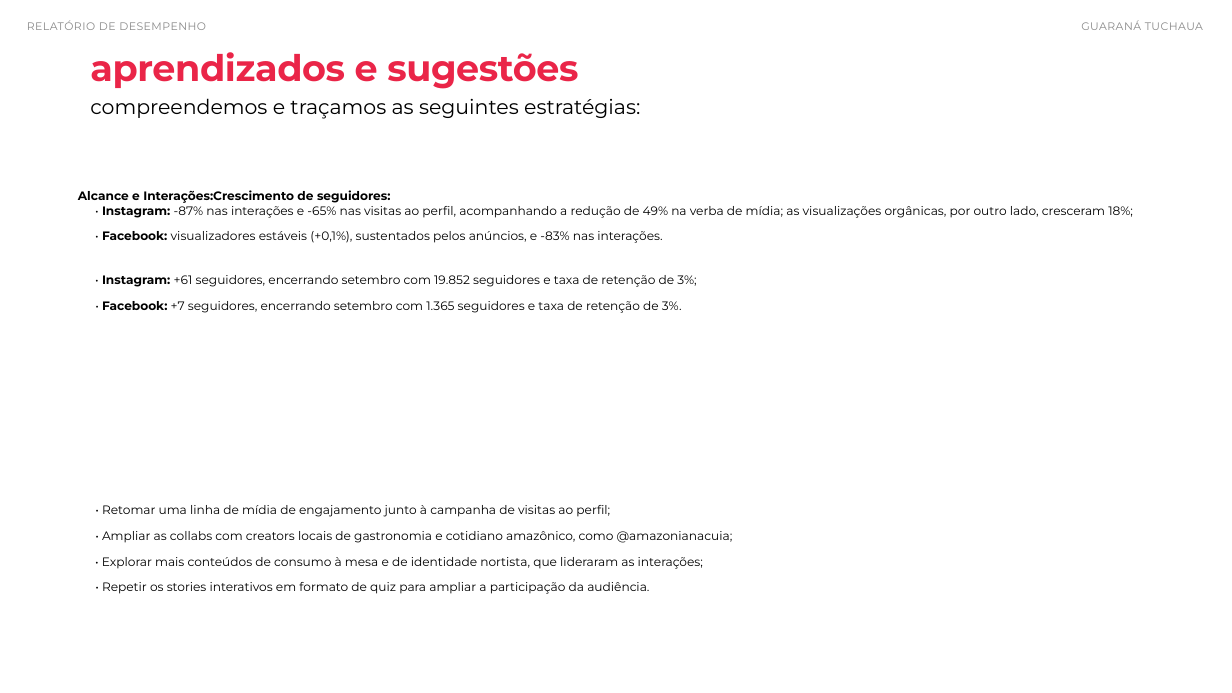
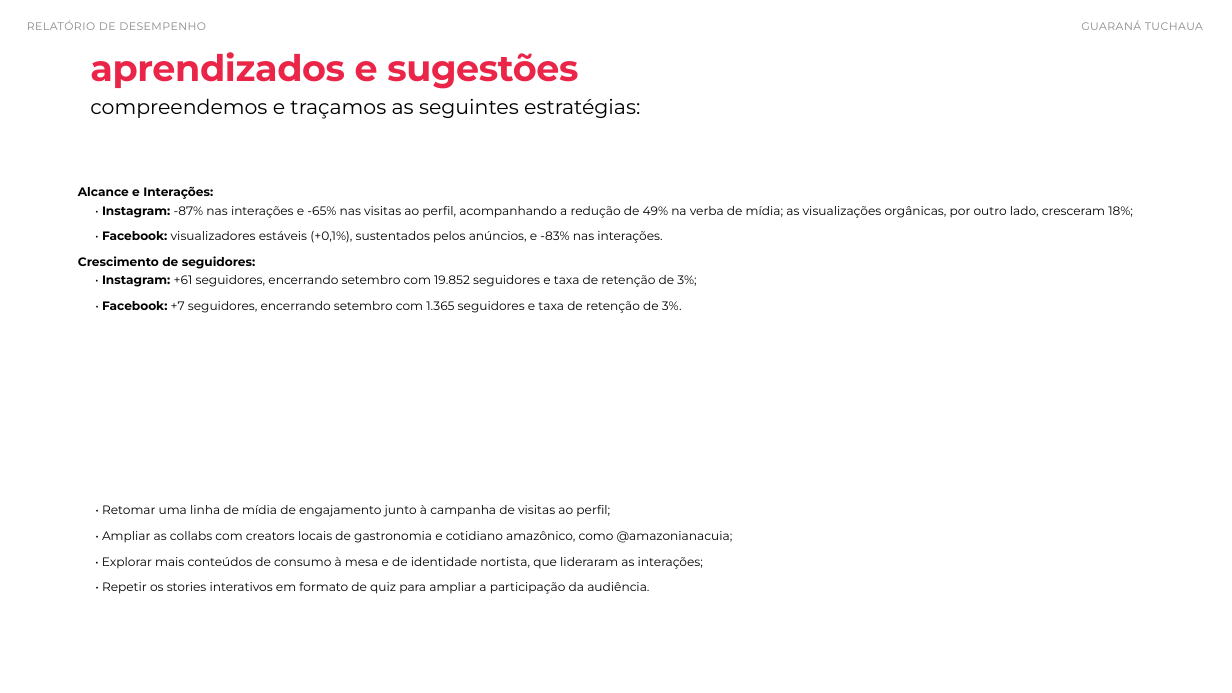
Before and after one commit to ThayzaGarcia/bm-casa-ape, a slide deck: slide 19 of relatorios/maximize/pptx/guarana-tuchaua-setembro-2026.pptx. Drawn at 1232x693 pixels with LibreOffice and Linux fonts; fonts in the diff are those of the drawing; background and template pictures are left out. Boxes give left, top, right and bottom in pixels: in the first picture for what was removed or moved away, otherwise in the second. Text is boxed around its words. In the diff, an @@ line names an element or a change of style, - is before the commit and + after.

```diff
--- a/relatorios/maximize/pptx/guarana-tuchaua-setembro-2026.pptx
+++ b/relatorios/maximize/pptx/guarana-tuchaua-setembro-2026.pptx
@@ text added at box(78, 187, 213, 199), 9.5 pt, text #000000, bold @@
+Alcance e Interações:
@@ text at box(78, 256, 256, 269): text changed @@
-Alcance e Interações:Crescimento de seguidores:
+Crescimento de seguidores:
```
Also in this commit, not shown: 20 other files.
